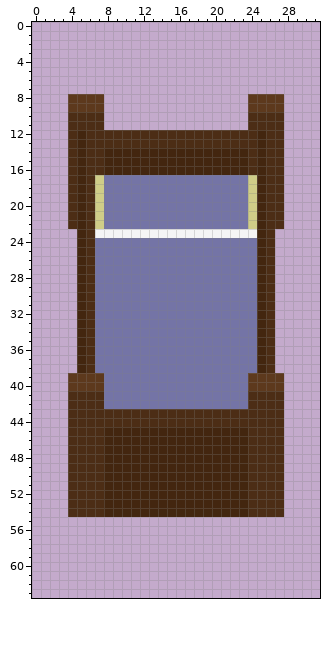
Edited in one commit: pixel-art sprite (sprites/Furniture/spr_bed_small0.png). Above is the file before it was changed.
The file is 32x64 pixels. Colours within 5 levels of each other are drawn and written as one.
New version:
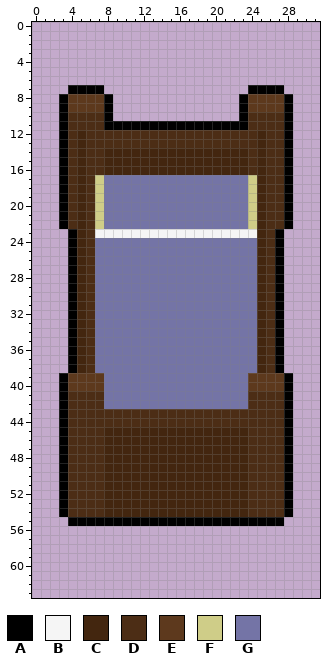
Palette (. is transparent): A #000000  B #f5f5f5  C #43260f  D #4c2d15  E #5d391d  F #cfcd88  G #7474a6
From old to new:
Changed rows in their new state; - is an unchanged pixel.
first column x 3:
 7 -AAAA----------------AAAA-
 8 A----A--------------A----A
 9 A----A--------------A----A
10 A----A--------------A----A
11 A----AAAAAAAAAAAAAAAA----A
12 A------------------------A
13 A------------------------A
14 A------------------------A
15 A------------------------A
16 A------------------------A
17 A------------------------A
18 A------------------------A
19 A------------------------A
20 A------------------------A
21 A------------------------A
22 A------------------------A
23 -A----------------------A-
24 -A----------------------A-
25 -A----------------------A-
26 -A----------------------A-
27 -A----------------------A-
28 -A----------------------A-
29 -A----------------------A-
30 -A----------------------A-
31 -A----------------------A-
32 -A----------------------A-
33 -A----------------------A-
34 -A----------------------A-
35 -A----------------------A-
36 -A----------------------A-
37 -A----------------------A-
38 -A----------------------A-
39 A------------------------A
40 A------------------------A
41 A------------------------A
42 A------------------------A
43 A------------------------A
44 A------------------------A
45 A------------------------A
46 A------------------------A
47 A------------------------A
48 A------------------------A
49 A------------------------A
50 A------------------------A
51 A------------------------A
52 A------------------------A
53 A------------------------A
54 A------------------------A
55 -AAAAAAAAAAAAAAAAAAAAAAAA-
Where, in picture pixels (left, top, right, bottom), the same in both pictures:
added: (59, 85, 293, 526)
